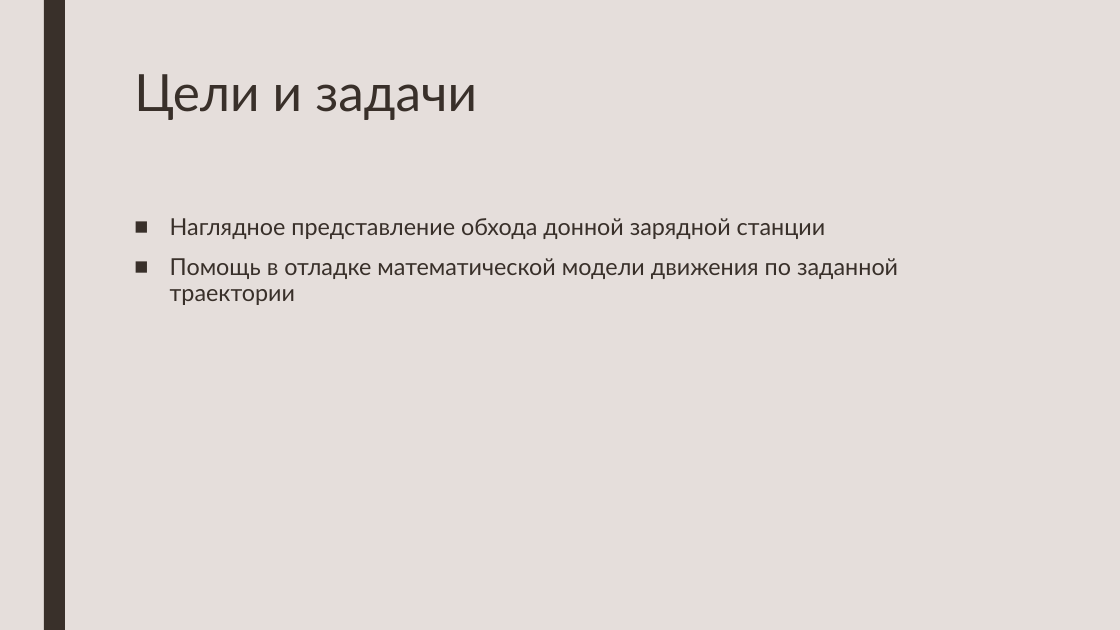
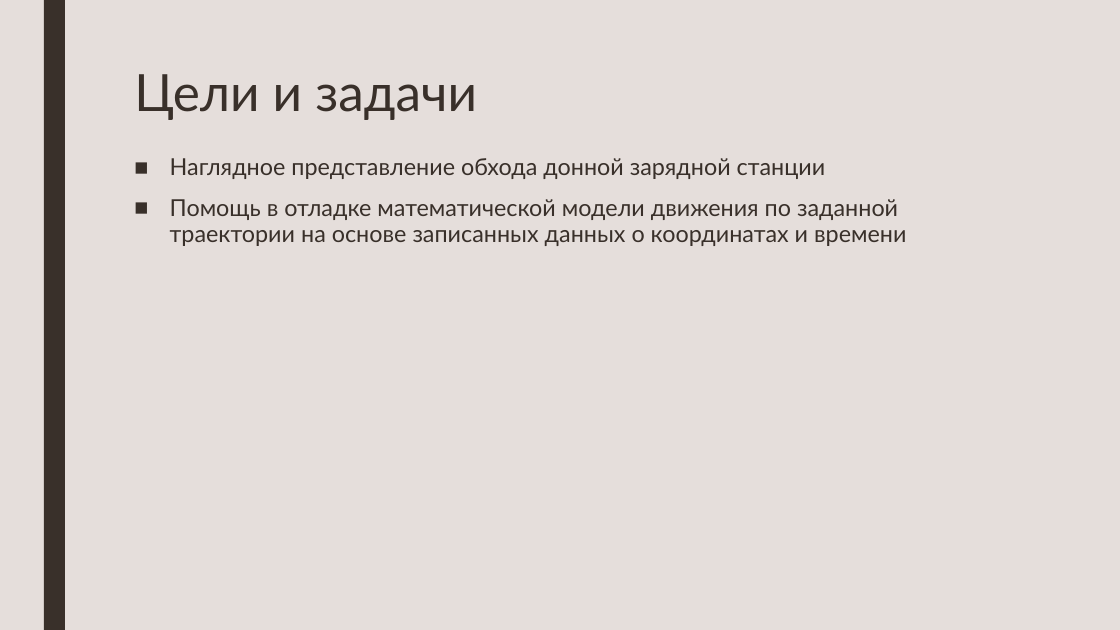
Before and after one commit to edirab/Studying-Qt, a slide deck: slide 3 of docking/Presentation/Проект.pptx (slide 2 before the commit). Drawn at 1120x630 pixels with LibreOffice and Linux fonts; fonts in the diff are those of the drawing. Boxes give left, top, right and bottom in pixels: in the first picture for what was removed or moved away, otherwise in the second. Text is boxed around its words. In the diff, an @@ line names an element or a change of style, - is before the commit and + after.

```diff
--- a/docking/Presentation/Проект.pptx
+++ b/docking/Presentation/Проект.pptx
@@ text "Наглядное представление обхода донной зарядной ...": place and size @@
-text "Наглядное представление обхода донной зарядной ..." at [170,218,898,305]
+text "Наглядное представление обхода донной зарядной ..." at [170,158,906,246]
@@ text at [170,199,906,246]: text changed @@
-■ Помощь в отладке математической модели движения по заданной траектории
+■ Помощь в отладке математической модели движения по заданной траектории на основе записанных данных о координатах и времени
```
Also in this commit, not shown: 1 other slide changed, 1 slide added, 6 other files.
